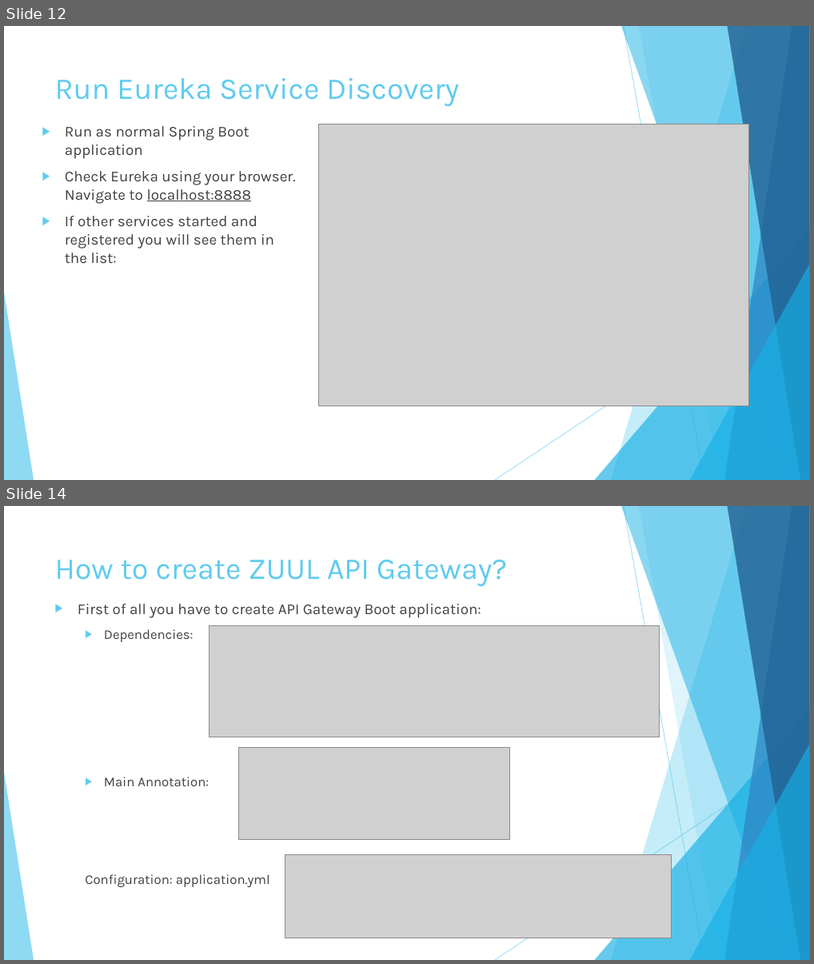
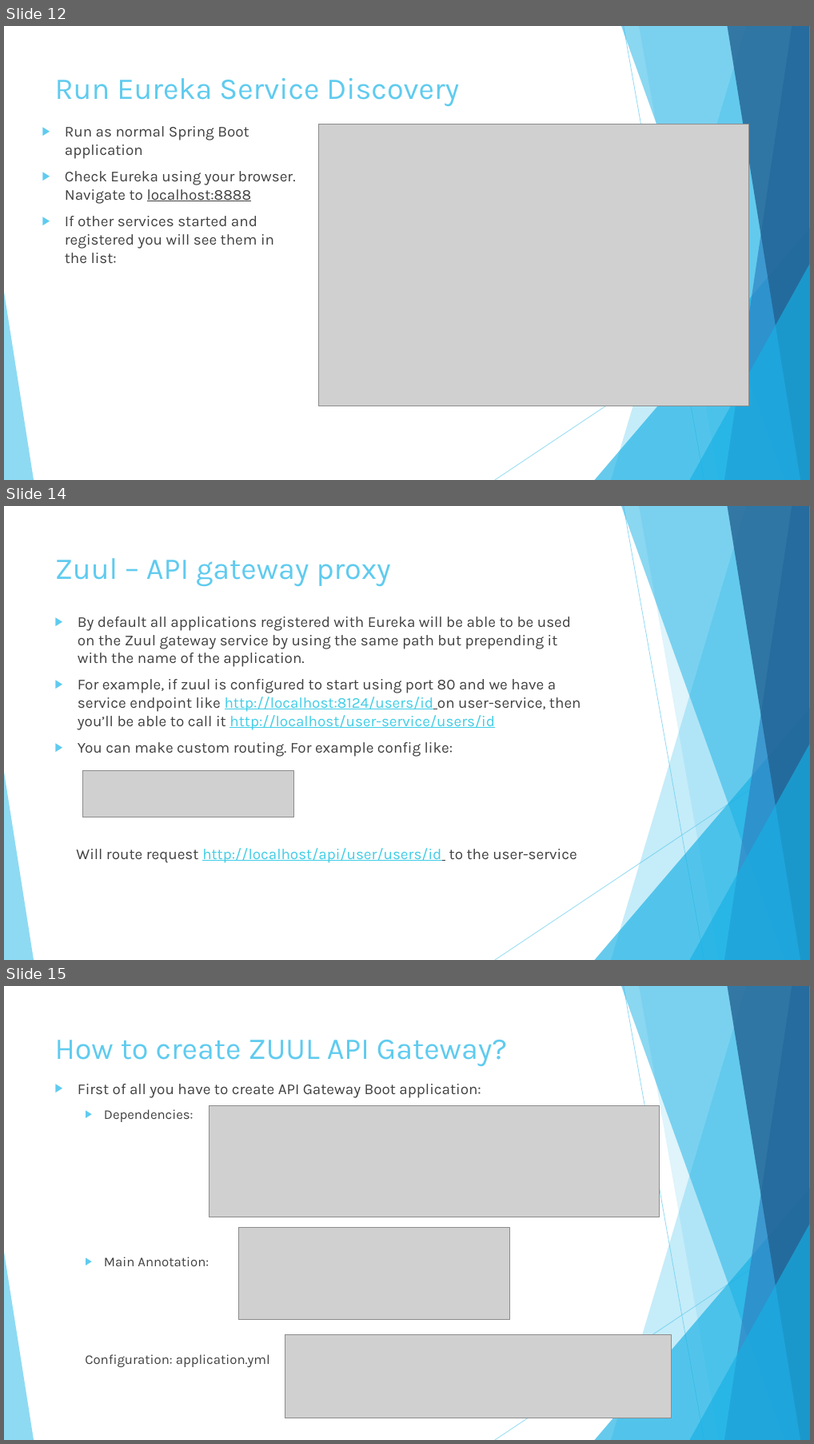
Before and after one commit to vlytsus/springboot-cloud-demo-one, a slide deck: docs/Introduction_To_Microservices_Part_3_microservice.pptx. Shown one above the other, each under a label of ours: slides 12 and 14 before the commit, slides 12, 14 and 15 after it; the slides between them are not shown. The pictures are 814x964 and 814x1444 pixels, drawn with LibreOffice and Linux fonts; fonts in the diff are those of the drawing; grey boxes stand for pictures. Boxes give left, top, right and bottom in pixels: in the first picture for what was removed or moved away, otherwise in the second. Text is boxed around its words. In the diff, an @@ line names an element or a change of style, - is before the commit and + after.

Commit message:
Added zuul slide

```diff
--- a/docs/Introduction_To_Microservices_Part_3_microservice.pptx
+++ b/docs/Introduction_To_Microservices_Part_3_microservice.pptx
@@ slide 14 added at (x1=4, y1=506, x2=810, y2=960), background #FFFFFF; not listed: 10 template elements that a slide beside it also shows @@
@@ title added at (x1=55, y1=558, x2=391, y2=587), 36 pt, text #5FCBEF @@
+Zuul – API gateway proxy
@@ text added at (x1=76, y1=616, x2=582, y2=863), 18 pt, text #404040 @@
+▶ By default all applications registered with Eureka will be able to be used on the Zuul gateway service by using the same path but prepending it with the name of the application.
+▶ For example, if zuul is configured to start using port 80 and we have a service endpoint like http://localhost:8124/users/id on user-service, then you’ll be able to call it http://localhost/user-service/users/id
+▶ You can make custom routing. For example config like:
+Will route request http://localhost/api/user/users/id to the user-service
@@ picture added at (x1=82, y1=770, x2=294, y2=817) @@
@@ what was slide 14 is now slide 15 @@
```
Also in this commit, not shown: 1 slide changed.
